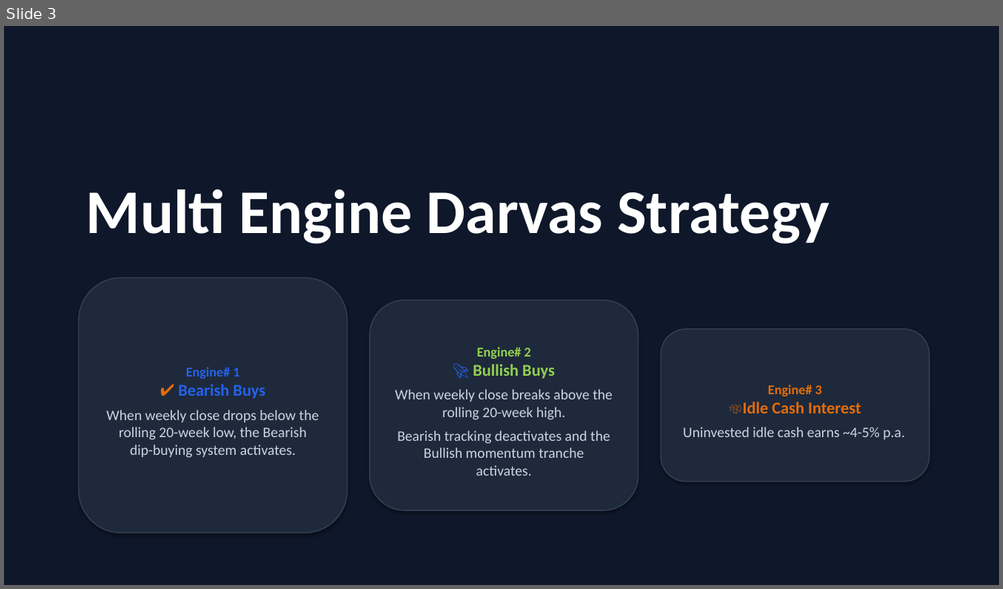
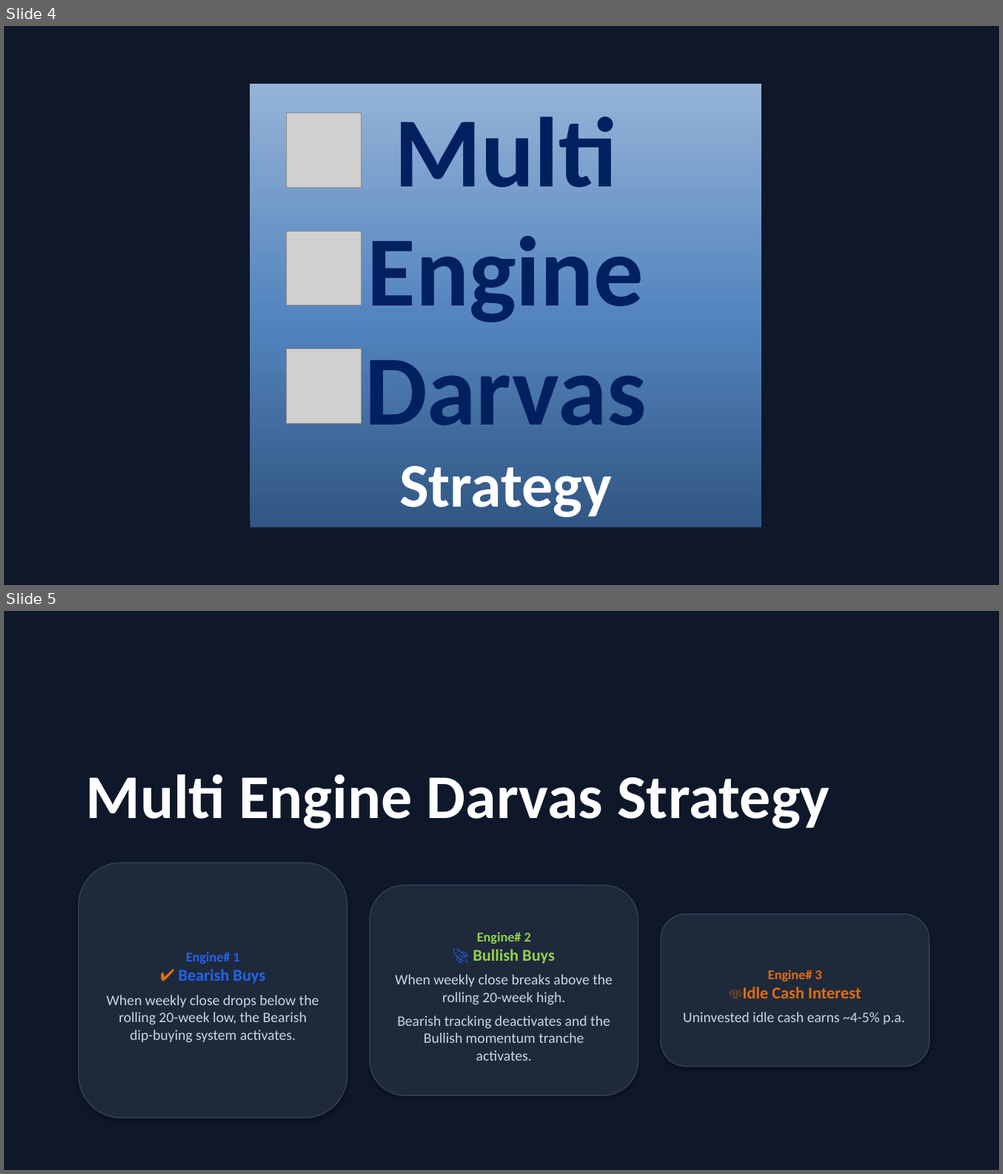
Before and after one commit to Fulera2021/Darvas-Bearish-Bullish-combo, a slide deck: Darvas_Strategy_Rulebook_Deck_v2.pptx. Shown one above the other, each under a label of ours: slide 3 before the commit, slides 4 and 5 after it. The pictures are 1003x589 and 1003x1174 pixels, drawn with LibreOffice and Linux fonts; fonts in the diff are those of the drawing; grey boxes stand for pictures. Boxes give left, top, right and bottom in pixels: in the first picture for what was removed or moved away, otherwise in the second. Text is boxed around its words. In the diff, an @@ line names an element or a change of style, - is before the commit and + after.

```diff
--- a/Darvas_Strategy_Rulebook_Deck_v2.pptx
+++ b/Darvas_Strategy_Rulebook_Deck_v2.pptx
@@ slide 4 added at (x1=4, y1=26, x2=999, y2=585), background #FFFFFF @@
@@ rectangle added at (x1=4, y1=26, x2=999, y2=585), fill #0F172A, outline #0F172A 0.75 pt @@
@@ rectangle added at (x1=250, y1=84, x2=762, y2=528), fill gradient #315683 to #5485BF to #95B3D7, 96 pt, text #002060, bold @@
+Multi Engine Darvas Strategy
@@ picture added at (x1=287, y1=113, x2=361, y2=188) @@
@@ picture added at (x1=287, y1=231, x2=361, y2=306) @@
@@ picture added at (x1=287, y1=349, x2=361, y2=423) @@
@@ what was slide 3 is now slide 5 @@
```
Also in this commit, not shown: 2 slides changed, 7 other slides added, 5 other files.
